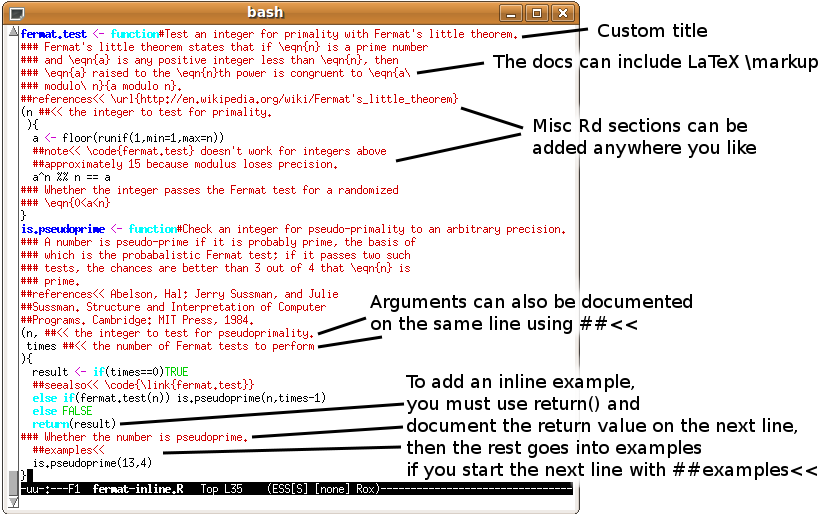
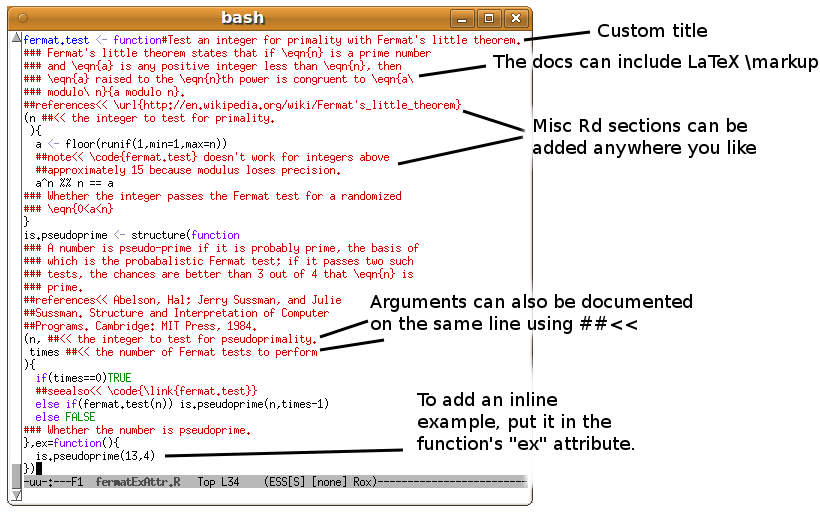
Comparing the layer stacks of the two 820×514 images. Changes:
renamed "To add an inline example, ..." to "To add an inline example, put ...", painted on it over <box>406,374,817,480</box>
added layer "Pasted Layer" above "bkg#1" over <box>514,43,548,491</box>
painted on "bkg#1" over <box>119,27,595,490</box>
painted on "Background copy" over <box>2,1,580,514</box>
removed layer "bkg" over <box>2,1,817,504</box>
added layer "New Layer" over <box>2,1,817,514</box>
